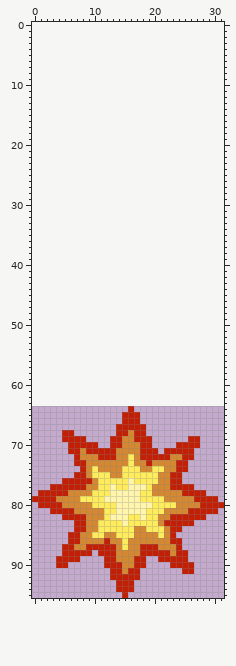
Sprite sheet, stored at train game/Assets/Explosion.png. Above: the version before the commit.
The file is 32x32 pixels. The old version is drawn lined up with the new one, on the new canvas.
And afterwards:
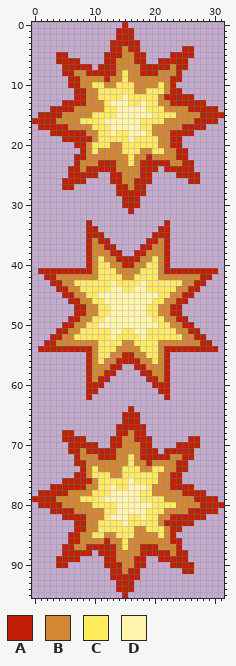
Palette (. is transparent): A #c12007  B #d48832  C #ffec5c  D #fff5ad
Changes in this commit:
canvas 32x32 -> 32x96, the old top-left corner now at 0,64
y 0: x 15 . -> A
y 1..2: x 14..16 ... -> AAA
y 3: x 13..17 ..... -> AAAAA
y 4: x 13..17 ..... -> AABAA; x 25..26 .. -> AA
y 5: x 4..5 .. -> AA; x 12..18 ....... -> AAABBAA; x 23..26 .... -> AAAA
y 6: x 4..7 .... -> AAAA; x 12..18 ....... -> AABBBAA; x 21..25 ..... -> AAAAA
y 7: x 5..9 ..... -> AAAAA; x 11..25 ............... -> AAABBBBAAAAABAA
y 8: x 5..24 .................... -> AABBAAAAABCBBAAABBBA
y 9: x 6..24 ................... -> AABBBBABBCBBBBBBBAA
y 10: x 6..23 .................. -> AABBCCBBCCCBBBBCBA
y 11: x 7..24 .................. -> AABBCCCCCCBBCCCBAA
y 12: x 7..26 .................... -> AABBCCCCDCCCCCBAAAAA
y 13: x 5..28 ........................ -> AAAABBBCDDDCCDCCBBAAAAAA
y 14: x 3..30 ............................ -> AAAABBBBBCCDDDDDCCCBBBBAAAAA
y 15: x 1..31 ............................... -> AAAABBBBBCCCCDDDDDDCCCCBBBBAAAA
y 16: x 0..30 ............................... -> AAAABBBBCCCCDDDDDDCCCCBBBBBAAAA
y 17: x 1..28 ............................ -> AAAAABBBBCCCDDDDDCCBBBBBAAAA
y 18: x 3..26 ........................ -> AAAAAABBCCDCCDDDCBBBAAAA
y 19: x 5..24 .................... -> AAAAABCCCCCDCCCCBBAA
y 20: x 7..24 .................. -> AABCCCBBCCCCCCBBAA
y 21: x 8..25 .................. -> ABCBBBBCCCBBCCBBAA
y 22: x 7..25 ................... -> AABBBBBBBCBBABBBBAA
y 23: x 7..26 .................... -> ABBBAAABBCBAAAAABBAA
y 24: x 6..20 ............... -> AABAAAAABBBBAAA; x 22..26 ..... -> AAAAA
y 25: x 6..10 ..... -> AAAAA; x 13..19 ....... -> AABBBAA; x 24..27 .... -> AAAA
y 26: x 5..8 .... -> AAAA; x 13..19 ....... -> AABBAAA; x 26..27 .. -> AA
y 27: x 5..6 .. -> AA; x 14..18 ..... -> AABAA
y 28: x 14..18 ..... -> AAAAA
y 29..30: x 15..17 ... -> AAA
y 31: x 16 . -> A
y 33: x 9 . -> A; x 22 . -> A
y 34: x 9..10 .. -> AA; x 21..22 .. -> AA
y 35: x 9..11 ... -> AAA; x 20..22 ... -> AAA
y 36: x 9..12 .... -> ABAA; x 19..22 .... -> AABA
y 37: x 9..13 ..... -> ABBAA; x 18..22 ..... -> AABBA
y 38: x 9..14 ...... -> ABBBAA; x 17..22 ...... -> AABBBA
y 39: x 9..22 .............. -> ABCBBAAAABBCBA
y 40: x 9..22 .............. -> ABCCBBAABBCCBA
y 41: x 1..30 .............................. -> AAAAAAAAABCCCBBBBCCCBAAAAAAAAA
y 42: x 2..29 ............................ -> AABBBBBBBCCCCBBCCCCBBBBBBBAA
y 43: x 3..28 .......................... -> AABBCCCCCCDCCCCDCCCCCCBBAA
y 44: x 4..27 ........................ -> AABBCCCCCDDCCDDCCCCCBBAA
y 45: x 5..26 ...................... -> AABBCCDDDDDDDDDDCCBBAA
y 46: x 6..25 .................... -> AABBCCDDDDDDDDCCBBAA
y 47..48: x 7..24 .................. -> AABBCCDDDDDDCCBBAA
y 49: x 6..25 .................... -> AABBCCDDDDDDDDCCBBAA
y 50: x 5..26 ...................... -> AABBCCDDDDDDDDDDCCBBAA
y 51: x 4..27 ........................ -> AABBCCCCCDDCCDDCCCCCBBAA
y 52: x 3..28 .......................... -> AABBCCCCCCDCCCCDCCCCCCBBAA
y 53: x 2..29 ............................ -> AABBBBBBBCCCCBBCCCCBBBBBBBAA
y 54: x 1..30 .............................. -> AAAAAAAAABCCCBBBBCCCBAAAAAAAAA
y 55: x 9..22 .............. -> ABCCBBAABBCCBA
y 56: x 9..22 .............. -> ABCBBAAAABBCBA
y 57: x 9..14 ...... -> ABBBAA; x 17..22 ...... -> AABBBA
y 58: x 9..13 ..... -> ABBAA; x 18..22 ..... -> AABBA
y 59: x 9..12 .... -> ABAA; x 19..22 .... -> AABA
y 60: x 9..11 ... -> AAA; x 20..22 ... -> AAA
y 61: x 9..10 .. -> AA; x 21..22 .. -> AA
y 62: x 9 . -> A; x 22 . -> A
Pixel boxes of the changes (left, top, right, bottom) in both pictures:
added: (32, 22, 224, 400)
